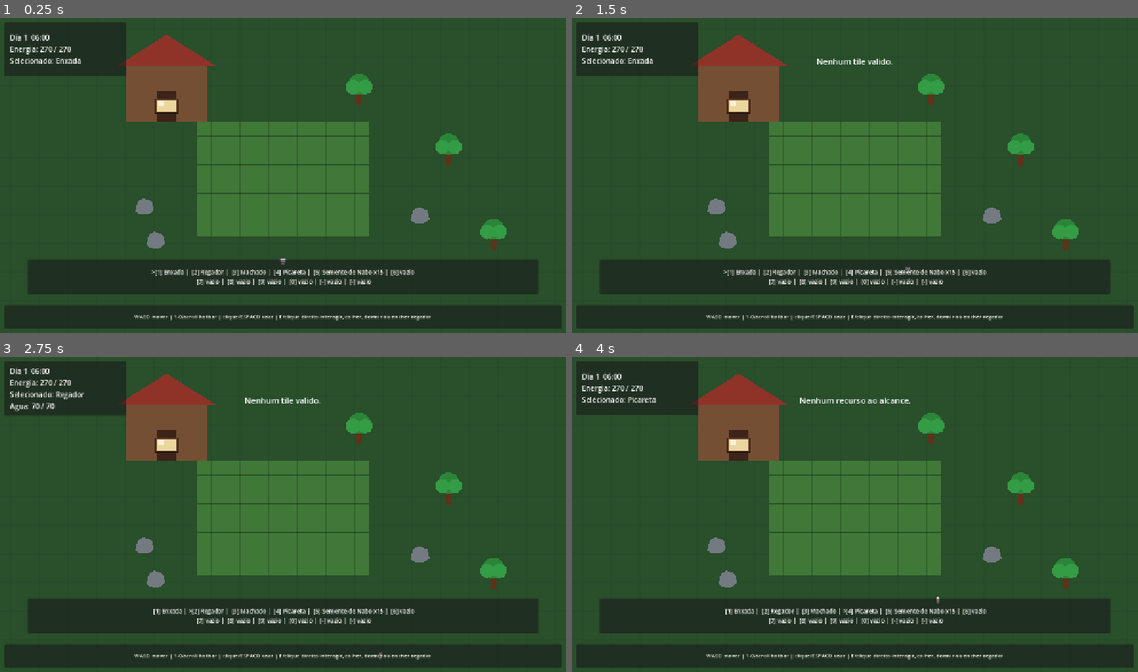
Above: before the commit, frames 1-4 (two rows, left to right).
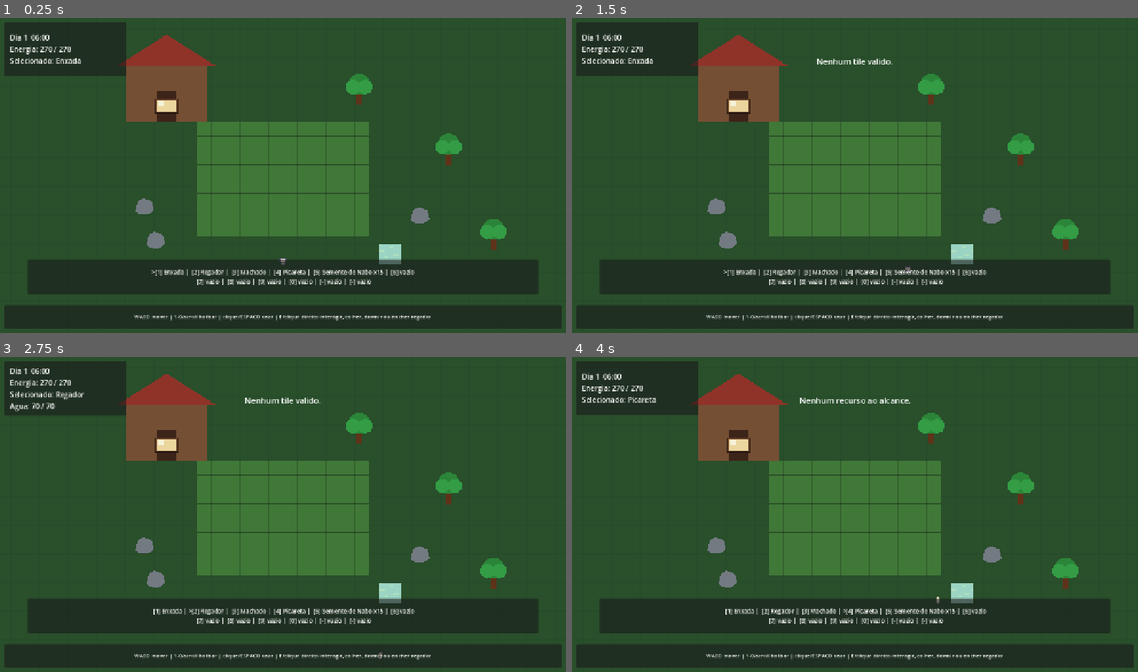
Above: after the commit, the same moments.

Repository: HelioConde/GameSlime
Game: Godot game, scene res://scenes/world/main.tscn
Two runs of this game, one before a commit and one after it. Both use one fixed random seed, a clock stepped at 60 frames per second and the inputs below.
Inputs (mouse positions are in pixels of both pictures, inside the frame that each line leads up to):
- Up to frame 1 (0.25 s): no input
- Up to frame 2 (1.5 s): tap Enter at 0.5 s; move the mouse to (979, 159) at 0.52 s; hold D 0.53-1.28 s; tap E at 0.6 s; click (979, 159) at 0.67 s; tap Space at 0.77, 1.25 s; move the mouse to (741, 191) at 1.27 s; hold S from 1.28 s (still down); tap 1 at 1.35 s
- Up to frame 3 (2.75 s): tap Space at 1.52 s; tap Enter at 2 s; move the mouse to (339, 445) at 2.02 s; release S at 2.03 s; hold D from 2.03 s (still down); tap 2 at 2.1 s
- Up to frame 4 (4 s): move the mouse to (826, 577) at 2.77 s; release D at 2.78 s; hold W 2.78-3.53 s; tap 3 at 2.85 s; click (826, 577) at 2.92 s; tap Space at 3.02, 3.5, 3.77 s; move the mouse to (1024, 561) at 3.52 s; hold A from 3.53 s (still down); tap 4 at 3.6 s

The runs differ from the first frame. In frame 1, 0.2% of the frame differs, in the area x 66-71%, y 71-79%; in frame 2, 0.2%; in frame 3, 0.2%; in frame 4, 0.2%.

Commit message:
feat: replace water placeholder with sprite

Diff:
--- a/scenes/world/water_source.tscn
+++ b/scenes/world/water_source.tscn
@@ -4,3 +4,7 @@
 
 [node name="WaterSource" type="Node2D"]
 script = ExtResource("1_water")
+
+[node name="Visual" type="Sprite2D" parent="."]
+scale = Vector2(3, 3)
+texture_filter = 1
